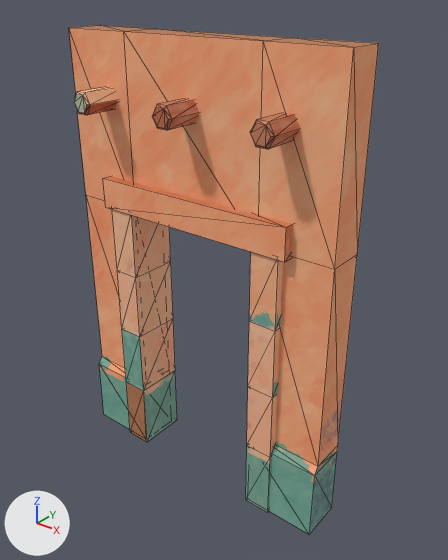
What one commit did to the FBX model desert-fps/assets/out/wall_door/wall_door_low.fbx.
One viewpoint serves both versions: a 50 mm camera at (0.0961, -0.1125, 0.1311) aimed at (0.0051, 0.0012, 0.0606). The axes (+X, +Y, +Z) are drawn at lower left. The lights are the same throughout. The picture after the commit comes second. Mesh edges are drawn as thin lines. Where no turn or scale is listed for an object, it has been applied to the vertices. Vertices at exactly the same position are counted once.

The scene before the commit, as lines of its bpy script (objects in view):
```python
me_wall_door = bpy.data.meshes.new('wall_door')
me_wall_door.from_pydata(...)  # 176 vertices, 316 faces; spans x -0.04..0.04, y -0.0145..0.0075, z -0.0006..0.12
me_wall_door.materials.append(mat_wall_door)  # picture img_wall_door_png
ob_wall_door = bpy.data.objects.new('wall_door', me_wall_door)
ob_wall_door.location = (0.0, 0.0, 0.0)
```
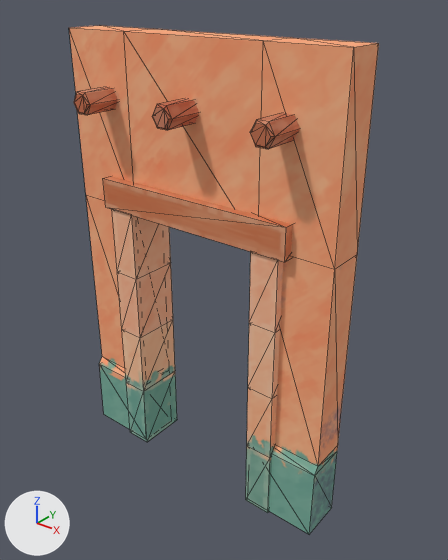
Where the change shows, as pixel boxes (x1, y1, x2, y2) in the pictures (448 x 560 px; the box of a moved part takes in the faces that stretch with it):
part 1 of me_wall_door, moved or reshaped: (112, 209, 177, 442) in both
part 2 of me_wall_door, moved or reshaped: (246, 252, 283, 513) in both
part 3 of me_wall_door, surface changed: (70, 25, 377, 511) in both

What changed in the scene script:
```text
Change me_wall_door:
    where me_wall_door.from_pydata(...)  # 176 vertices, 316 faces; spans x -0.04..0.04, y -0.0145..0.0075, z -0.0006..0.12
    used by ob_wall_door; location = (0.0, 0.0, 0.0)
    me_wall_door part 1
    me_wall_door.vertices[113].co: (-0.027, -0.007, 0.019) -> (-0.027, -0.007, 0.0189)  # pixel (126, 381) -> pixel (126, 382)
    me_wall_door.vertices[115].co: (-0.027, 0.007, 0.019) -> (-0.027, 0.007, 0.0188)
    me_wall_door.vertices[117].co: (-0.0194, -0.007, 0.019) -> (-0.0194, -0.007, 0.0189)  # pixel (143, 390) -> pixel (143, 391)
    me_wall_door.vertices[119].co: (-0.0194, 0.007, 0.019) -> (-0.0194, 0.007, 0.0188)  # pixel (175, 370)
    me_wall_door.vertices[128].co: (-0.027, -0.007, 0.038) -> (-0.027, -0.007, 0.0565)  # pixel (121, 328) -> pixel (117, 271)
    me_wall_door.vertices[129].co: (-0.027, -0.007, 0.057) -> (-0.027, 0.007, 0.0565)  # pixel (117, 270) -> not seen
    me_wall_door.vertices[130].co: (-0.027, 0.007, 0.038) -> (-0.0194, -0.007, 0.0565)  # not seen -> pixel (136, 279)
    me_wall_door.vertices[131].co: (-0.027, 0.007, 0.057) -> (-0.0194, 0.007, 0.0565)  # not seen -> pixel (170, 262)
    me_wall_door.vertices[132].co: (-0.0194, -0.007, 0.038) -> (-0.027, -0.007, 0.0565)  # pixel (139, 336) -> pixel (117, 271)
    me_wall_door.vertices[133].co: (-0.0194, -0.007, 0.057) -> (-0.027, -0.007, 0.0754)  # pixel (135, 277) -> pixel (111, 208)
    me_wall_door.vertices[134].co: (-0.0194, 0.007, 0.038) -> (-0.027, 0.007, 0.0565)  # pixel (173, 318) -> not seen
    me_wall_door.vertices[135].co: (-0.0194, 0.007, 0.057) -> (-0.027, 0.007, 0.0754)  # pixel (170, 261) -> not seen
    me_wall_door.vertices[136].co: (-0.027, -0.007, 0.076) -> (-0.0194, -0.007, 0.0565)  # pixel (111, 206) -> pixel (136, 279)
    me_wall_door.vertices[137].co: (-0.027, 0.007, 0.076) -> (-0.0194, -0.007, 0.0754)  # not seen -> pixel (131, 214)
    me_wall_door.vertices[138].co: (-0.0194, -0.007, 0.076) -> (-0.0194, 0.007, 0.0565)  # pixel (131, 212) -> pixel (170, 262)
    me_wall_door.vertices[139].co: (-0.0194, 0.007, 0.076) -> (-0.0194, 0.007, 0.0754)
    me_wall_door part 2: 16 of 176 vertices moved; they spanned x 0.0194..0.027, y -0.007..0.007, z 0.019..0.076 and now span x 0.0194..0.027, y -0.007..0.007, z 0.0188..0.0754; mean shift (0.0, 0.0, 0.0043); largest move (0.0194, 0.007, 0.038) -> (0.027, -0.007, 0.0565)
    me_wall_door part 3: 206 kept faces spanning x -0.04..0.04, y -0.0145..0.0075, z -0.0006..0.12 get new texture (UV) coordinates
```
